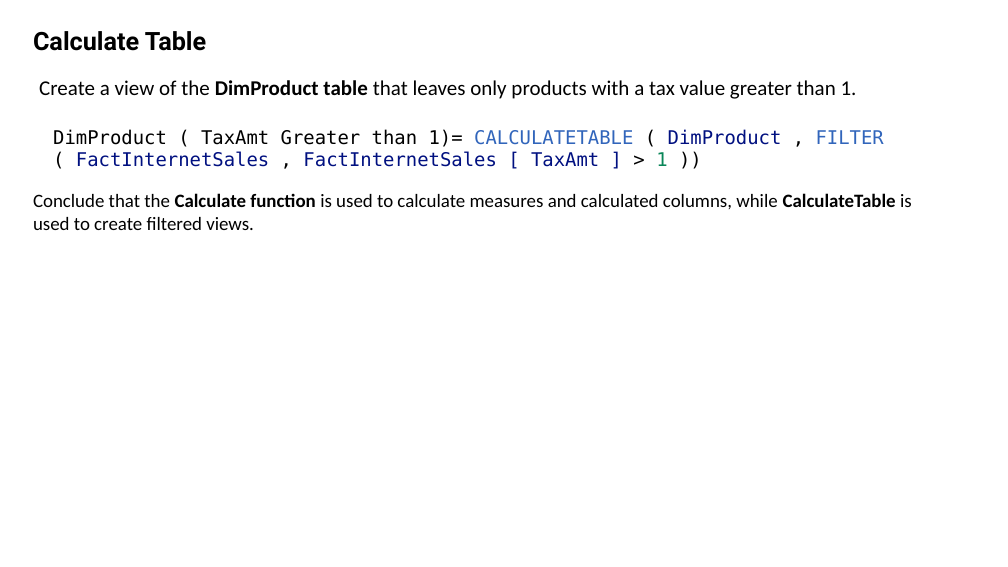
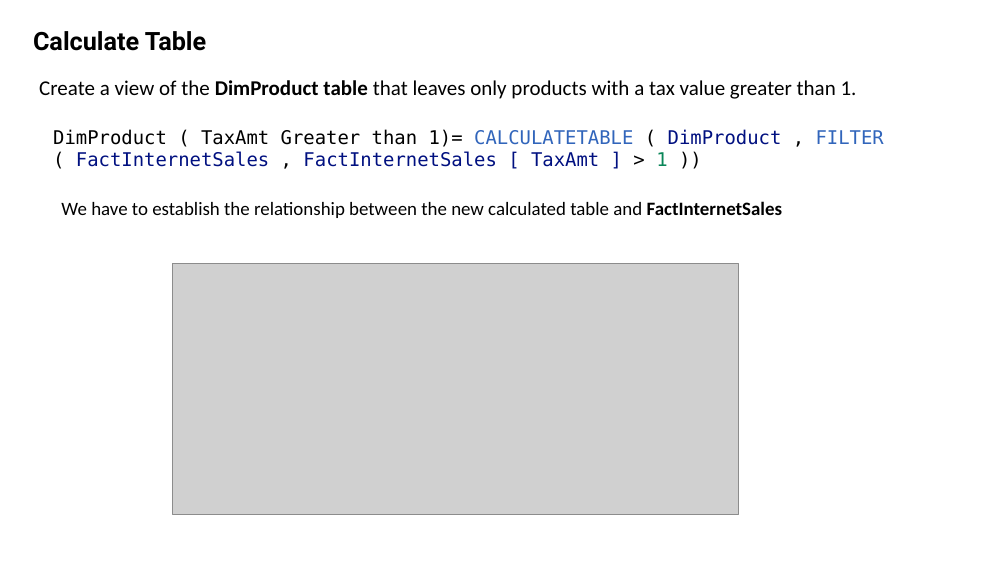
Before and after one commit to bejaouibechir/PowerBI, a slide deck: slide 4 of English/5.DAX/3.Calulate Table.pptx. Drawn at 1008x567 pixels with LibreOffice and Linux fonts; fonts in the diff are those of the drawing; grey boxes stand for pictures. Boxes give left, top, right and bottom in pixels: in the first picture for what was removed or moved away, otherwise in the second. Text is boxed around its words. In the diff, an @@ line names an element or a change of style, - is before the commit and + after.

```diff
--- a/English/5.DAX/3.Calulate Table.pptx
+++ b/English/5.DAX/3.Calulate Table.pptx
@@ text at [61,201,782,218]: text changed @@
-Conclude that the Calculate function is used to calculate measures and calculated columns, while CalculateTable is used to create filtered views.
+We have to establish the relationship between the new calculated table and FactInternetSales
@@ picture added at [172,264,739,514] @@
```
Also in this commit, not shown: 2 other slides changed, 1 slide added, 9 other files.
